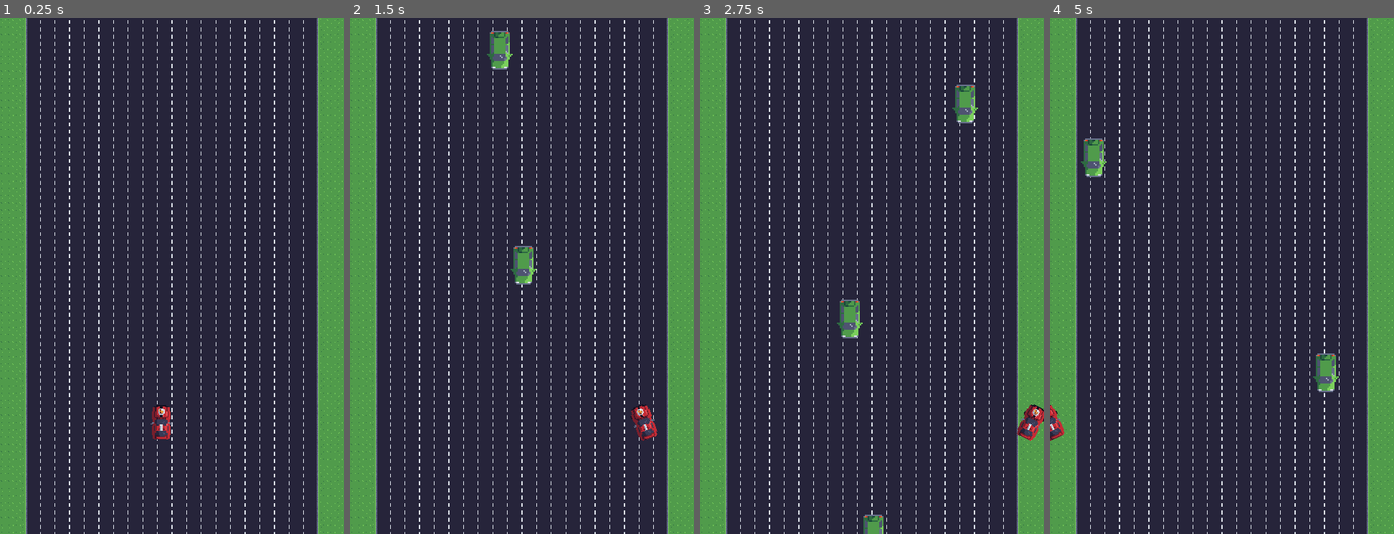
Above: before the commit, frames 1-4 (left to right).
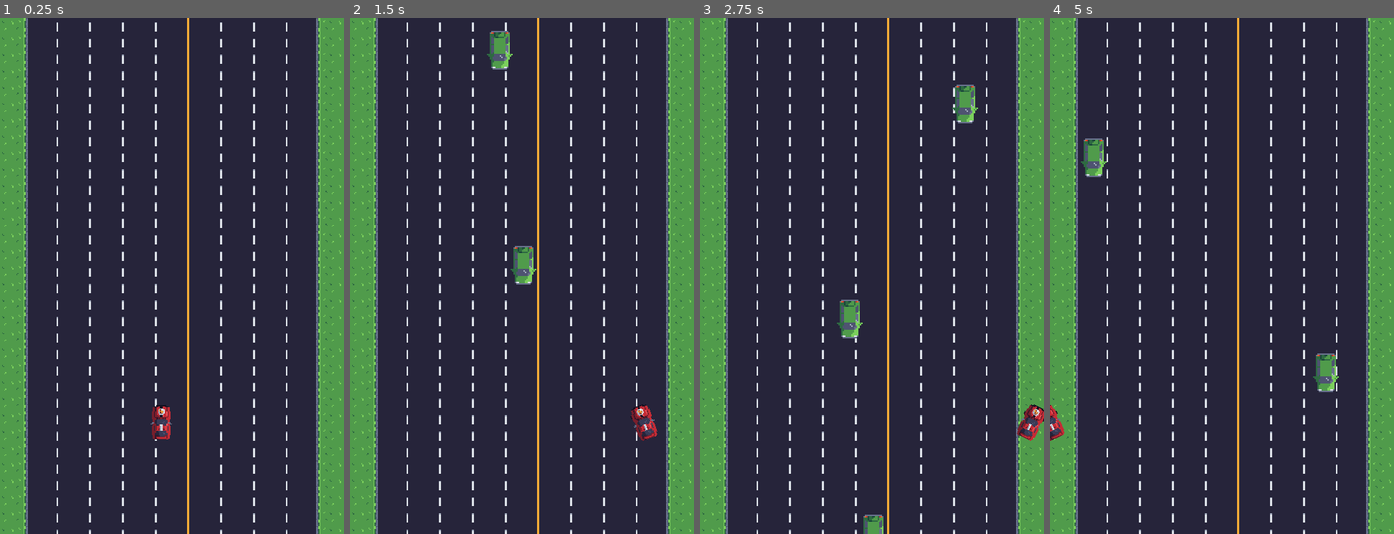
Above: after the commit, the same moments.

Repository: ntuininga/TrafficPizza
Game: Godot game, scene res://scenes/main.tscn
Two runs of this game, one before a commit and one after it. Both use one fixed random seed, a clock stepped at 60 frames per second and the inputs below.
Inputs:
- Up to frame 1 (0.25 s): no input
- Up to frame 2 (1.5 s): hold Right (move_right) 0.53-1.28 s; hold Left (move_left) from 1.28 s (still down)
- Up to frame 3 (2.75 s): release Left (move_left) at 2.03 s; hold Right (move_right) from 2.03 s (still down)
- Up to frame 4 (5 s): release Right (move_right) at 3.53 s; hold Left (move_left) from 3.53 s (still down)

The runs differ from the first frame. In frame 1, 8.3% of the frame differs, in the area x 0-100%, y 0-100%; in frame 2, 8.2%; in frame 3, 8.2%; in frame 4, 8.3%.

Commit message:
update: add yellow line

Diff:
--- a/scenes/tile_map_layer.tscn
+++ b/scenes/tile_map_layer.tscn
@@ -54,6 +54,6 @@
 [node name="TileMapLayer" type="TileMapLayer"]
 tile_set = SubResource("TileSet_t43m4")
 script = ExtResource("1_wipo8")
-number_of_lanes = 20
-edge_tiles_left = 4
-edge_tiles_right = 4
+number_of_lanes = 4
+opposing_lanes = 5
+with_lanes = 4
--- a/scripts/background_tilemap.gd
+++ b/scripts/background_tilemap.gd
@@ -3,6 +3,8 @@
 var screen_size : Vector2
 var origninal_tile_size : float
 @export var number_of_lanes = 7
+@export var opposing_lanes = 2
+@export var with_lanes = 2
 @export var edge_tiles_left = 2
 @export var edge_tiles_right = 2
 #Grid size X should always be odd
@@ -24,40 +26,14 @@
 	origninal_tile_size = tile_set.tile_size.y
 	print("Original tile size %s" % [origninal_tile_size])
 	_generate_grid()
-	#_get_number_of_tiles()
 	print("Grid size should be %s,%s" % [grid_size.x, grid_size.y])
 	_generate_basic_background()
-	#_build_basic_background()
 
-#Each lane contains ~2 tiles worth or ~32 pixels
-#Divide screen width by number of lanes + min 2 for side pieces
-#Determine scale up to reach the appropriate sizing for the screen
-func _get_number_of_tiles():
-	var tile_width = screen_size.x / (number_of_lanes + 2)
-	#var tile_width = ceil(target_tile_width / origninal_tile_size) * origninal_tile_size
-	#var tile_width = target_tile_width / origninal_tile_size
-	print("Tile width should be %s" % [tile_width])
-
-	#Tile grid size should be rounded to whole number above its value
-	grid_size = Vector2(ceil(screen_size.x / tile_width), ceil(screen_size.y / tile_width))
-	if grid_size.x % 2 == 0:
-		grid_size.x += 1
-		grid_size.y += 1
-	var total_width = tile_width * grid_size.x
-	print("Total width %s, Screen width %s", [total_width, screen_size.x])
-	var should_be_moved = (screen_size.x - total_width)
-	#If Tile grid size is an even number shift over to be centred
-	if int(grid_size.x) % 2 == 0:
-		position.x += should_be_moved
-
-	#amount to scale up
-	var scale_amount = int(tile_width / origninal_tile_size)
-	print(scale_amount)
-	scale = Vector2(scale_amount, scale_amount)
 
 #Generate grid based on left/right edge tiles and number of lanes
 func _generate_grid():
-	grid_size.x = edge_tiles_left + edge_tiles_right + ((number_of_lanes - 1) * 2) + 1
+	var lanes = opposing_lanes + with_lanes
+	grid_size.x = edge_tiles_left + edge_tiles_right + ((lanes - 1) * 2) + 1
 	var tile_width = screen_size.x / grid_size.x
 	var y_tile_count = ceil(screen_size.y / tile_width)
 	grid_size = Vector2i(grid_size.x, y_tile_count)
@@ -66,6 +42,8 @@
 
 func _generate_basic_background():
 	var alt_tile = 0
+	var lane_count = 0
+	var yellow_line = edge_tiles_left + (opposing_lanes * 2 - 1)
 	for y in range(grid_size.y):
 		for x in range(grid_size.x):
 			alt_tile = 0
@@ -79,34 +57,14 @@
 			elif x == grid_size.x - edge_tiles_right:
 				tile = edge_grass_tile
 				alt_tile = 1
+			elif x == yellow_line:
+				tile = yellow_line_tile
 			else:
 				if last_tile_placed == empty_road_tile:
 					tile = dotted_line_tile
 
+
 			last_tile_placed = tile
 			set_cell(Vector2i(x,y),source_id, tile, alt_tile)
-
-#Builds basic background with simple edge tiles
-#Adds basic yellow centre line
-func _build_basic_background():
-	var alt_tile = 0
-	for y in range(grid_size.y):
-		for x in range(grid_size.x):
-			alt_tile = 0
-			var tile = empty_road_tile
-			if x == 0:
-				tile = empty_grass_tile
-			elif x == grid_size.x - 1:
-				tile = empty_grass_tile
-			elif x == ceil(grid_size.x / 2) && last_tile_placed == empty_road_tile:
-				tile = yellow_line_tile
-			elif x == grid_size.x - 2 :
-				tile = edge_grass_tile
-				alt_tile = 1
-			else:
-				if (last_tile_placed == empty_road_tile):
-					tile = dotted_line_tile
-				elif (last_tile_placed == empty_grass_tile):
-					tile = edge_grass_tile
-			last_tile_placed = tile
-			set_cell(Vector2i(x,y),source_id, tile, alt_tile)
+			var coords = self.map_to_local(Vector2i(x,y))
+			print("%s,%s" % [coords.x, coords.y])
